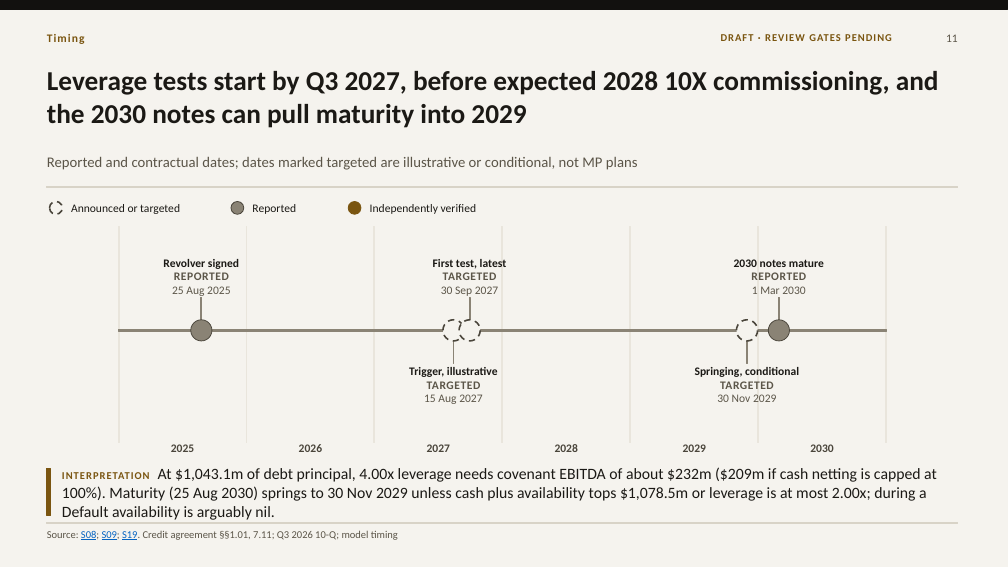
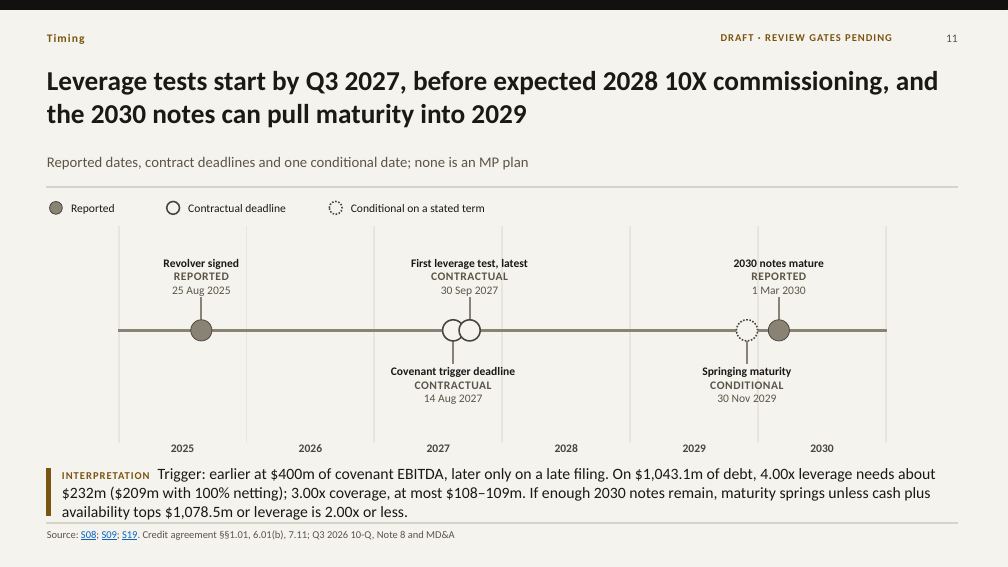
Before and after one commit to VSSpowerlifting/strategic-materials-policy-tracker, a slide deck: slide 11 of research/fi003/outputs/presentation-draft-v100/fi003-mp-materials-10x-financing-draft-1.0.pptx. Drawn at 1008x567 pixels with LibreOffice and Linux fonts; fonts in the diff are those of the drawing. Boxes give left, top, right and bottom in pixels: in the first picture for what was removed or moved away, otherwise in the second. Text is boxed around its words. In the diff, an @@ line names an element or a change of style, - is before the commit and + after.

```diff
--- a/research/fi003/outputs/presentation-draft-v100/fi003-mp-materials-10x-financing-draft-1.0.pptx
+++ b/research/fi003/outputs/presentation-draft-v100/fi003-mp-materials-10x-financing-draft-1.0.pptx
@@ text at <box>47,157,529,170</box>: text changed @@
-Reported and contractual dates; dates marked targeted are illustrative or conditional, not MP plans
+Reported dates, contract deadlines and one conditional date; none is an MP plan
@@ ellipse at <box>50,202,63,215</box>: fill #F5F3EE to #8A8375; outline #4A453B 1.5 pt dashed to #4A453B 0.75 pt @@
@@ text "Reported": place and size @@
-text "Reported" at <box>252,204,296,214</box>
+text "Reported" at <box>71,204,115,214</box>
@@ text removed at <box>71,204,180,214</box> @@
-Announced or targeted
@@ ellipse: place and size @@
-ellipse at <box>231,202,244,215</box>
+ellipse at <box>167,202,180,215</box>
@@ ellipse at <box>167,202,180,215</box>: fill #8A8375 to #F5F3EE; outline #4A453B 0.75 pt to #4A453B 1.5 pt @@
@@ text added at <box>188,204,286,212</box>, 11 pt, text #1B1915 @@
+Contractual deadline
@@ ellipse: place and size @@
-ellipse at <box>349,202,361,215</box>
+ellipse at <box>330,202,343,215</box>
@@ ellipse at <box>330,202,343,215</box>: fill #7A5510 to #F5F3EE; outline #7A5510 0.75 pt to #4A453B 1.5 pt dashed @@
@@ text at <box>351,204,485,212</box>: text changed @@
-Independently verified
+Conditional on a stated term
@@ text "First leverage test, latest": place and size @@
-text "First leverage test, latest" at <box>433,259,507,298</box>
+text "First leverage test, latest" at <box>411,259,528,298</box>
@@ text at <box>411,259,528,280</box>: text changed @@
-First test, latest
-TARGETED
+First leverage test, latest
+CONTRACTUAL
@@ ellipse at <box>442,320,464,341</box>: outline #4A453B 1.5 pt dashed to #4A453B 1.5 pt @@
@@ ellipse at <box>459,320,480,341</box>: outline #4A453B 1.5 pt dashed to #4A453B 1.5 pt @@
@@ text at <box>391,367,515,404</box>: text changed @@
-Trigger, illustrative
-TARGETED
-15 Aug 2027
+Covenant trigger deadline
+CONTRACTUAL
+14 Aug 2027
@@ text "Springing maturity": place and size @@
-text "Springing maturity" at <box>695,367,799,402</box>
+text "Springing maturity" at <box>702,367,792,402</box>
@@ text at <box>702,367,792,389</box>: text changed @@
-Springing, conditional
-TARGETED
+Springing maturity
+CONDITIONAL
@@ text at <box>62,468,936,520</box>: text changed @@
-INTERPRETATION At $1,043.1m of debt principal, 4.00x leverage needs covenant EBITDA of about $232m ($209m if cash netting is capped at 100%). Maturity (25 Aug 2030) springs to 30 Nov 2029 unless cash plus availability tops $1,078.5m or leverage is at most 2.00x; during a Default availability is arguably nil.
+INTERPRETATION Trigger: earlier at $400m of covenant EBITDA, later only on a late filing. On $1,043.1m of debt, 4.00x leverage needs about $232m ($209m with 100% netting); 3.00x coverage, at most $108–109m. If enough 2030 notes remain, maturity springs unless cash plus availability tops $1,078.5m or leverage is 2.00x or less.
@@ text at <box>47,530,455,540</box>: text changed @@
-Source: S08; S09; S19. Credit agreement §§1.01, 7.11; Q3 2026 10-Q; model timing
+Source: S08; S09; S19. Credit agreement §§1.01, 6.01(b), 7.11; Q3 2026 10-Q, Note 8 and MD&A
```
Also in this commit, not shown: 13 other slides changed, 16 other files.
